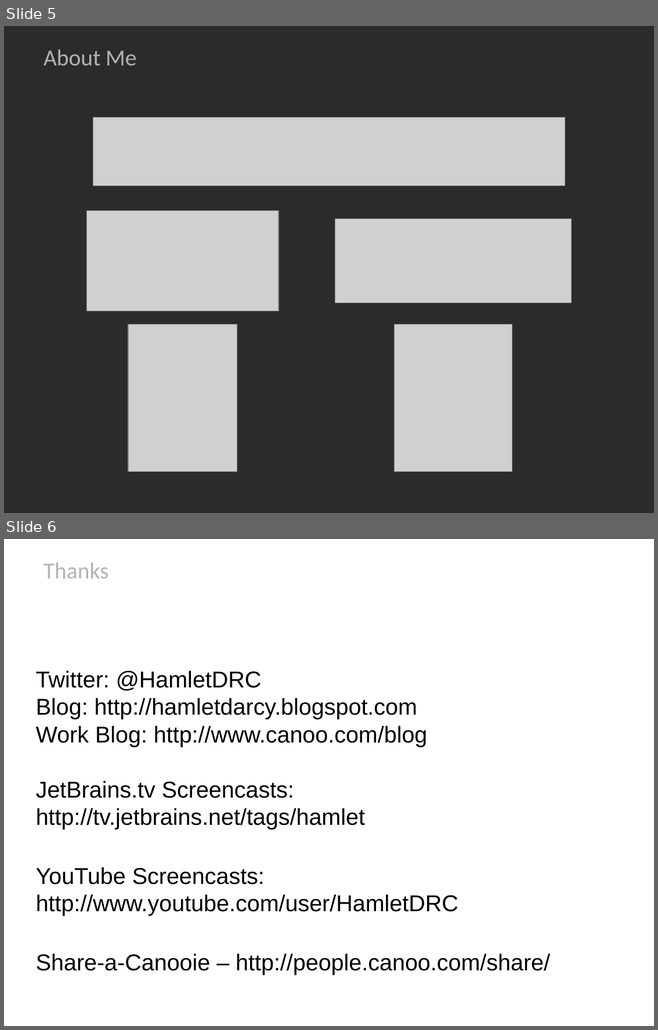
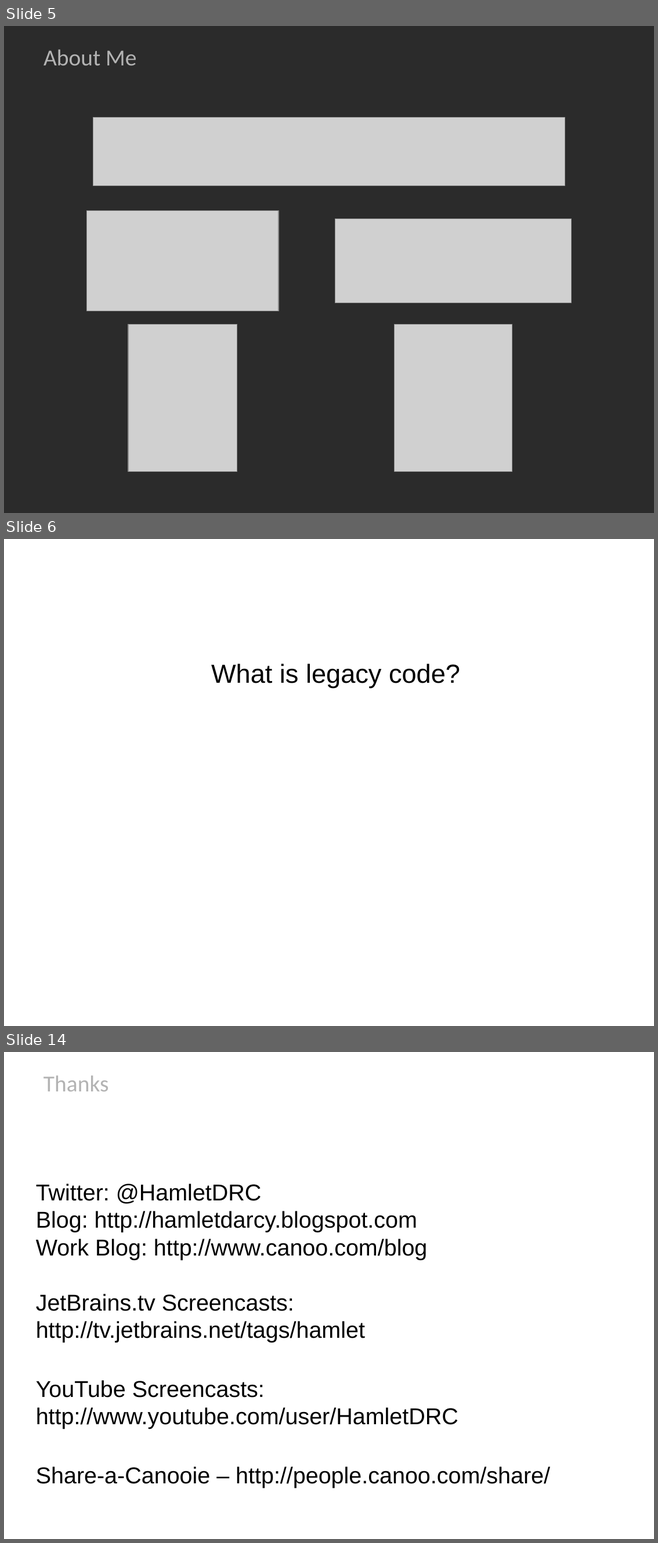
Before and after one commit to HamletDRC/presentations, a slide deck: newideasforoldcode/NewIdeasForOldCode_Confess2011.odp. Shown one above the other, each under a label of ours: slides 5 and 6 before the commit, slides 5, 6 and 14 after it; the slides between them are not shown. The pictures are 658x1030 and 658x1543 pixels, drawn with LibreOffice and Linux fonts; fonts in the diff are those of the drawing; grey boxes stand for pictures; background and template pictures are left out; a plain dark background stands for a picture behind light text. Boxes give left, top, right and bottom in pixels: in the first picture for what was removed or moved away, otherwise in the second. Text is boxed around its words. In the diff, an @@ line names an element or a change of style, - is before the commit and + after.

```diff
--- a/newideasforoldcode/NewIdeasForOldCode_Confess2011.odp
+++ b/newideasforoldcode/NewIdeasForOldCode_Confess2011.odp
@@ slide 6 added at (x1=4, y1=539, x2=654, y2=1026), background picture (left out) @@
@@ subtitle added at (x1=211, y1=664, x2=460, y2=688), 32 pt, text #000000 @@
+What is legacy code?
@@ what was slide 6 is now slide 14 @@
```
Also in this commit, not shown: 7 other slides added, 1 other file.
